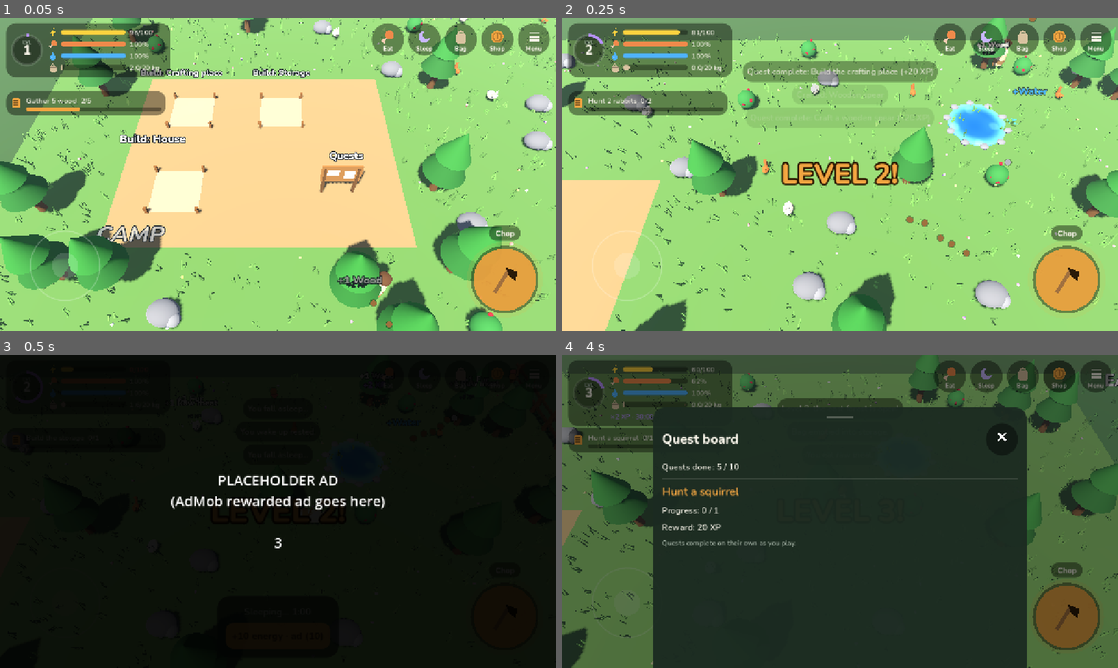
Above: before the commit, frames 1-4 (two rows, left to right).
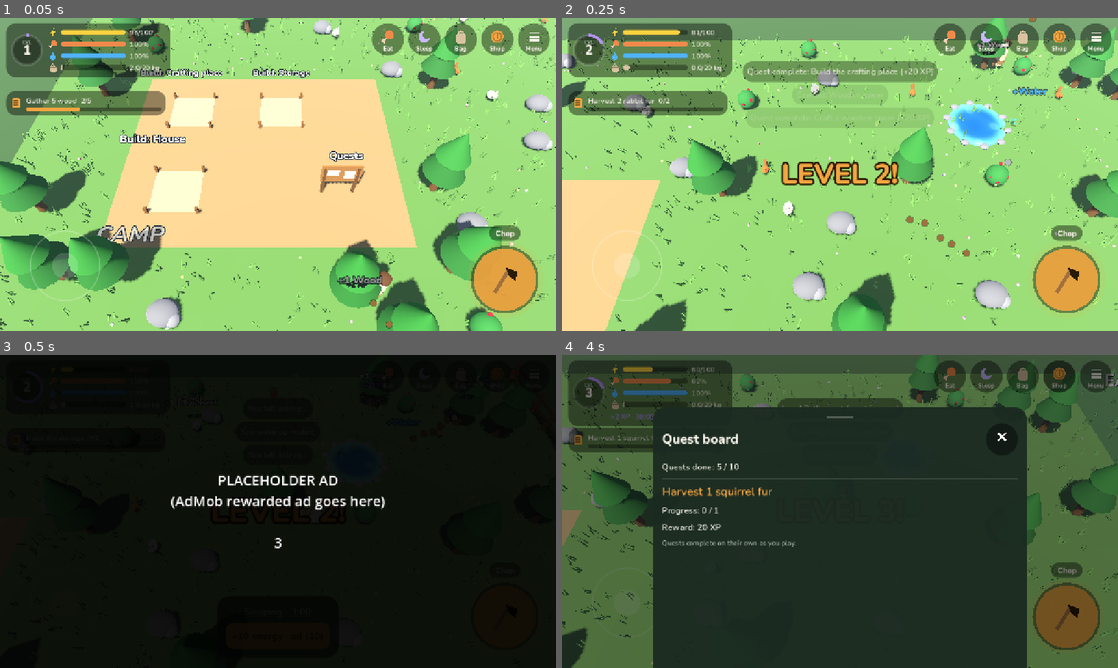
Above: after the commit, the same moments.

Repository: kallistesoft/huntingGame
Game: Godot game, scene res://tests/smoke_test.tscn
The game is run twice, just before and just after one commit, with the same random seed, the same clock (stepped at 60 frames per second) and the same inputs. This scene is started directly instead of the project's main scene.
Inputs (mouse positions are in pixels of both pictures, inside the frame that each line leads up to):
- Up to frame 1 (0.05 s): no input
- Up to frame 2 (0.25 s): no input
- Up to frame 3 (0.5 s): no input
- Up to frame 4 (4 s): click (984, 376) at 0.5 s; click (984, 376) at 1.25 s; click (951, 376) at 2 s; click (1023, 376) at 2.77 s; click (1056, 376) at 3.52 s

Frame 1 is identical in both runs. In frame 2, 0.1% of the frame differs, in the area x 5-20%, y 25-28%; in frame 3, nothing differs; in frame 4, 0.3%, in the area x 5-38%, y 25-46%.

Commit message:
Turn hunt quests into harvest quests
Quests now ask for what the animal gives: harvest 2 rabbit fur, 1 squirrel
fur, 10 rabbit fur, 1 deer antler.

Co-Authored-By: Claude Opus 5.5 <noreply@anthropic.com>
Claude-Session: https://claude.ai/code/session_01SNjk2ZxVoGbKpR7JG3CqWQ

Diff:
--- a/scripts/autoload/data.gd
+++ b/scripts/autoload/data.gd
@@ -137,13 +137,13 @@
 	{"text": "Gather 5 wood", "type": "gather", "target": "wood", "count": 5, "xp": 15},
 	{"text": "Build the crafting place", "type": "build", "target": "crafting", "count": 1, "xp": 20},
 	{"text": "Craft a wooden spear", "type": "craft", "target": "spear", "count": 1, "xp": 20},
-	{"text": "Hunt 2 rabbits", "type": "hunt", "target": "rabbit", "count": 2, "xp": 30},
+	{"text": "Harvest 2 rabbit fur", "type": "collect", "target": "rabbit:fur", "count": 2, "xp": 30},
 	{"text": "Build the storage", "type": "build", "target": "storage", "count": 1, "xp": 25},
-	{"text": "Hunt a squirrel", "type": "hunt", "target": "squirrel", "count": 1, "xp": 20},
-	{"text": "Collect 10 rabbit fur", "type": "collect", "target": "rabbit:fur", "count": 10, "xp": 40},
+	{"text": "Harvest 1 squirrel fur", "type": "collect", "target": "squirrel:fur", "count": 1, "xp": 20},
+	{"text": "Harvest 10 rabbit fur", "type": "collect", "target": "rabbit:fur", "count": 10, "xp": 40},
 	{"text": "Cook 2 meat", "type": "craft", "target": "cooked_meat", "count": 2, "xp": 20},
 	{"text": "Build the house", "type": "build", "target": "house", "count": 1, "xp": 40},
-	{"text": "Hunt a deer in the east forest", "type": "hunt", "target": "deer", "count": 1, "xp": 60},
+	{"text": "Harvest 1 deer antler in the east forest", "type": "collect", "target": "deer:antler", "count": 1, "xp": 60},
 ]
 
 # --- Shop packs (placeholder purchases) ---------------------------------------
--- a/tests/smoke_test.gd
+++ b/tests/smoke_test.gd
@@ -116,7 +116,7 @@
 			await _act_on(rabbit)
 	check(Game.inventory.get("raw_meat", 0) >= 2, "2 rabbits gave meat")
 	check(Game.inventory.get("fur", 0) >= 2, "2 rabbits gave fur")
-	check(Game.quest_index == 4, "quest 'Hunt 2 rabbits' completed")
+	check(Game.quest_index == 4, "quest 'Harvest 2 rabbit fur' completed")
 
 
 func _test_energy_sleep_and_ad() -> void:
@@ -178,7 +178,7 @@
 	print("Collect quest")
 	var index := -1
 	for i in Data.QUESTS.size():
-		if Data.QUESTS[i]["type"] == "collect":
+		if Data.QUESTS[i]["target"] == "rabbit:fur" and Data.QUESTS[i]["count"] == 10:
 			index = i
 	Game.quest_index = index
 	Game.quest_progress = 0
@@ -189,7 +189,7 @@
 	Game.on_animal_killed("squirrel")
 	check(Game.quest_progress_count() == 9, "squirrel fur doesn't count")
 	Game.on_animal_killed("rabbit")
-	check(Game.quest_index == index + 1, "quest 'Collect 10 rabbit fur' completed")
+	check(Game.quest_index == index + 1, "quest 'Harvest 10 rabbit fur' completed")
 	Game.inventory = {}
 
 
